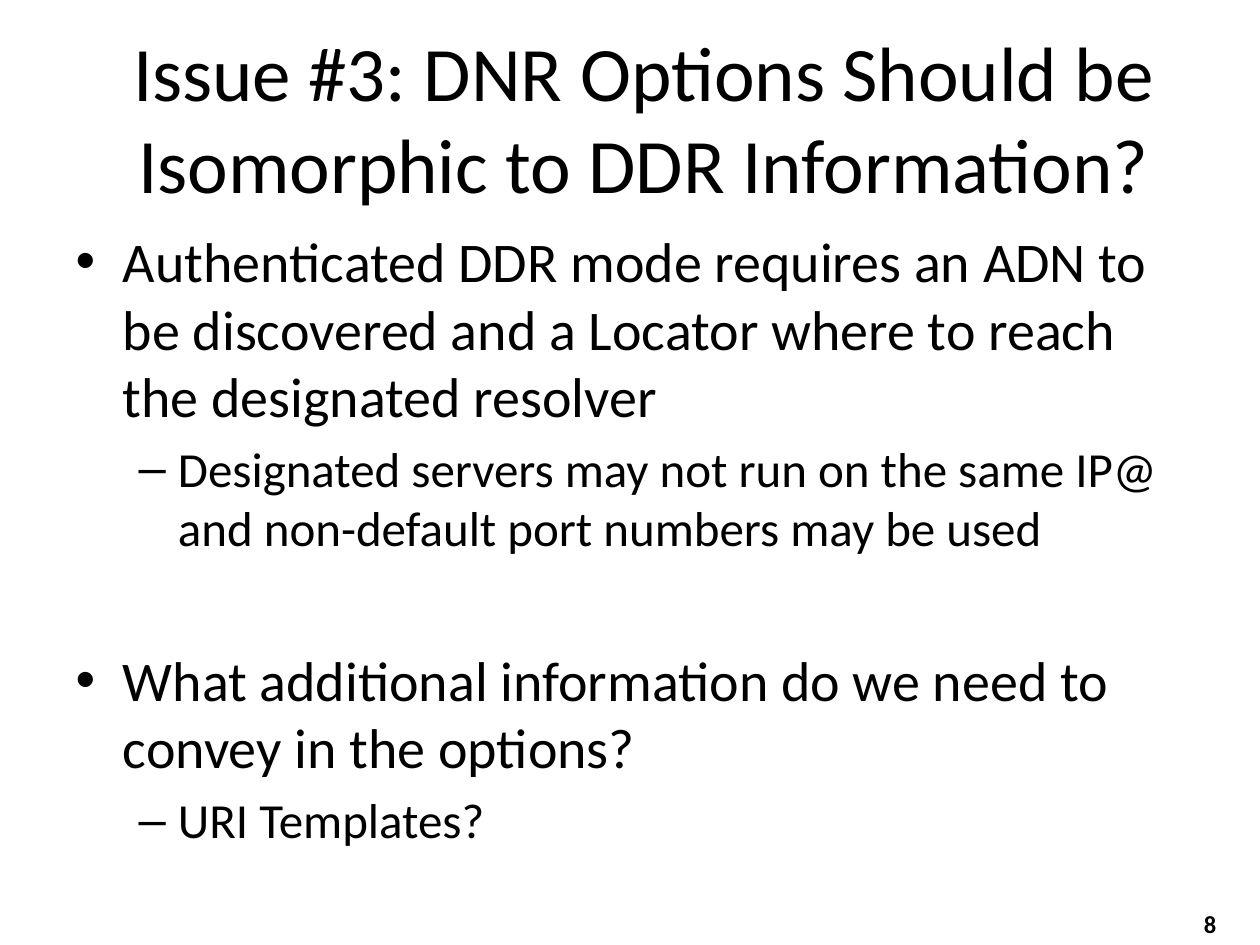
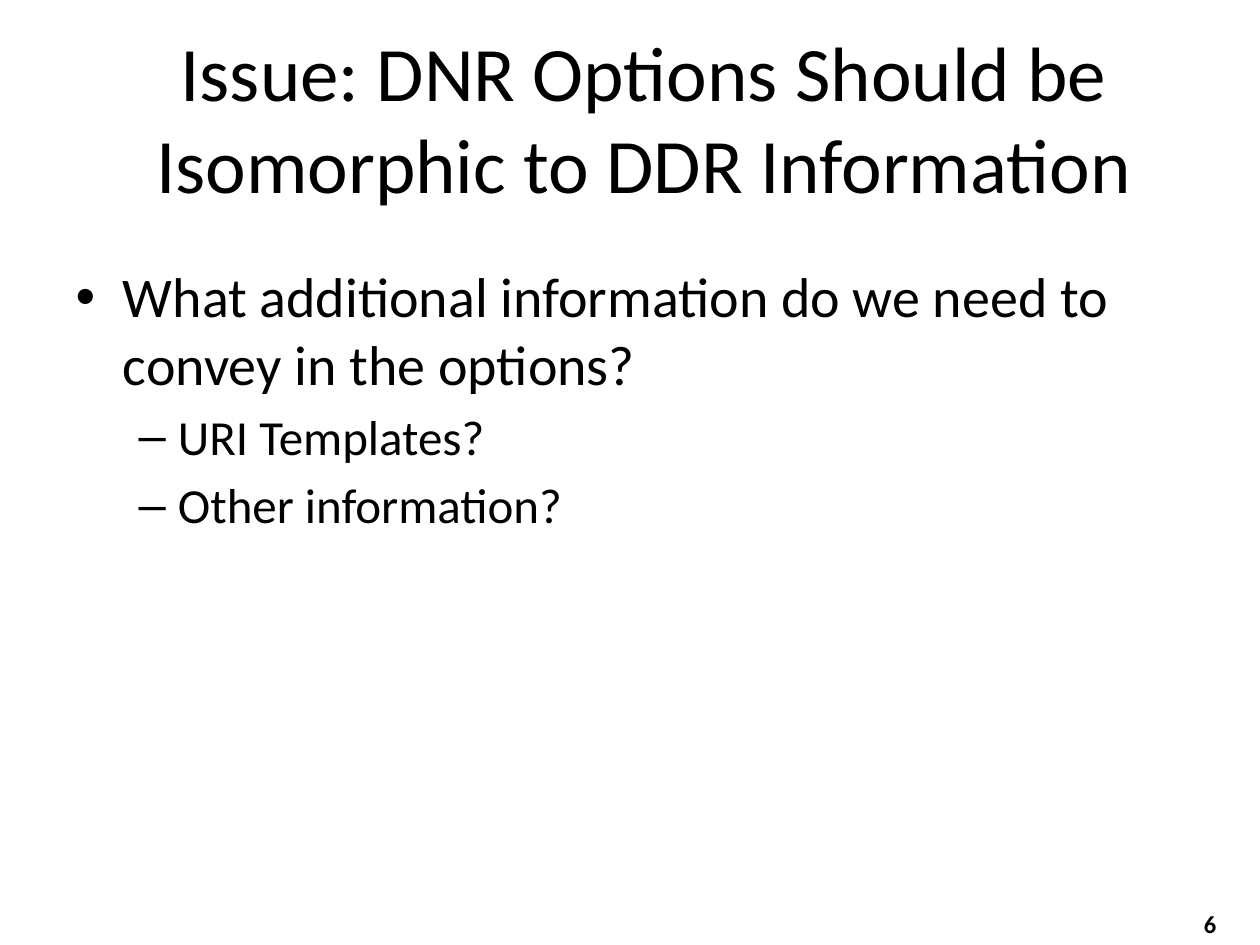
Before and after one commit to boucadair/draft-btw-add-home-network, a slide deck: slide 6 of ietf110/draft-ietf-add-dnr.pptx (slide 8 before the commit). Drawn at 1260x945 pixels with LibreOffice and Linux fonts; fonts in the diff are those of the drawing. Boxes give left, top, right and bottom in pixels: in the first picture for what was removed or moved away, otherwise in the second. Text is boxed around its words. In the diff, an @@ line names an element or a change of style, - is before the commit and + after.

```diff
--- a/ietf110/draft-ietf-add-dnr.pptx
+++ b/ietf110/draft-ietf-add-dnr.pptx
@@ title at <box>156,47,1130,206</box>: text changed @@
-Issue #3: DNR Options Should be Isomorphic to DDR Information?
+Issue: DNR Options Should be Isomorphic to DDR Information
@@ text "What additional information do we ...": place and size @@
-text "What additional information do we ..." at <box>123,243,1156,846</box>
+text "What additional information do we ..." at <box>123,278,1108,524</box>
@@ text at <box>123,243,1156,554</box>: paragraphs removed @@
-• Authenticated DDR mode requires an ADN to be discovered and a Locator where to reach the designated resolver
-  – Designated servers may not run on the same IP@ and non-default port numbers may be used
@@ text at <box>178,489,562,524</box>: paragraph added @@
+  – Other information?
@@ page number at <box>1204,916,1216,933</box>: text changed @@
-8
+6
```
Also in this commit, not shown: 6 other slides changed, 3 slides added, 1 other file.
